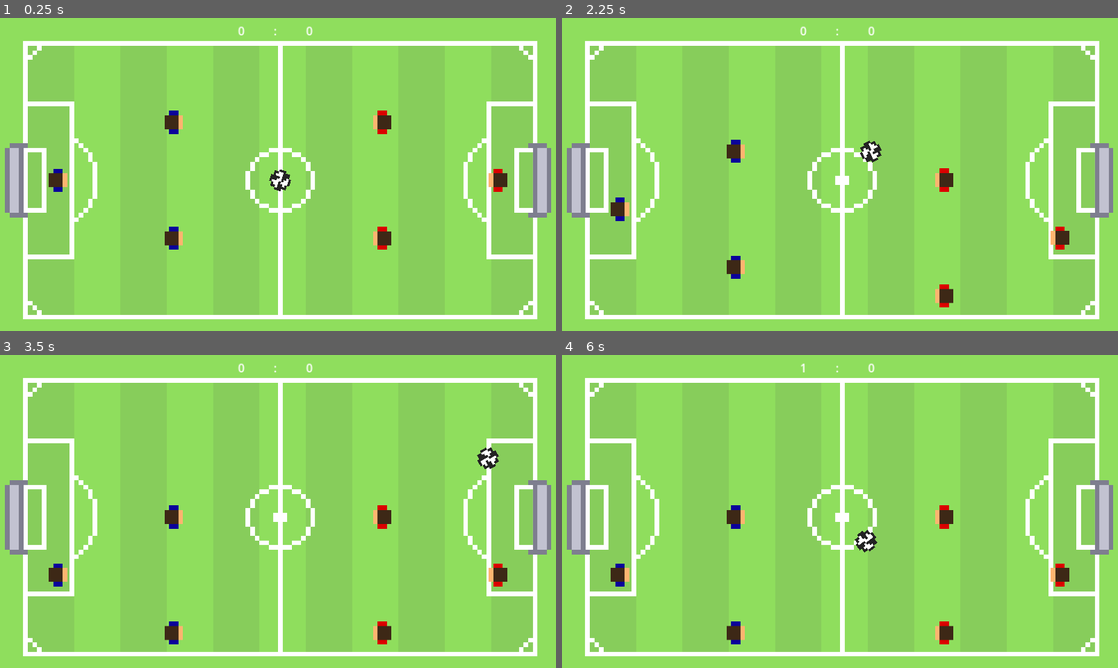
Above: before the commit, frames 1-4 (two rows, left to right).
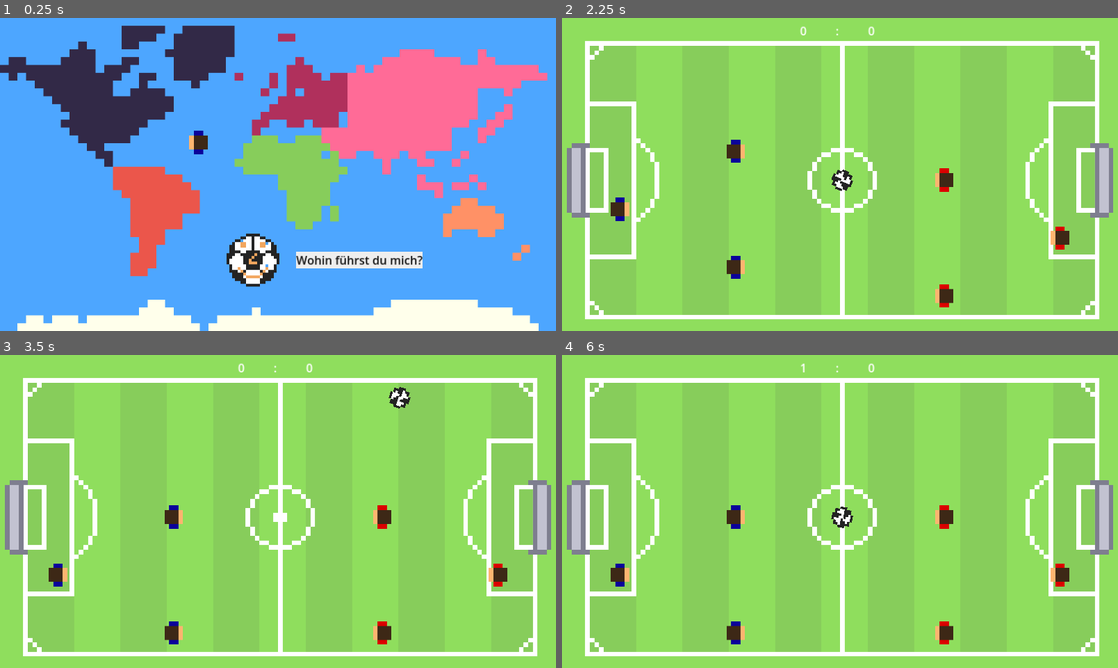
Above: after the commit, the same moments.

Repository: HephaistosForge/Boltzplatz
Game: Godot game, scene res://scenes/main_menu/main_menu.tscn
Same seed, same stepped clock (60 frames per second), same inputs: the game is played once before the commit and once after it. Before the commit the project starts from res://world.tscn. The engine's default icon, where the game draws it, is replaced by a stand-in: a white triangle on a blue panel in a dark square.
Inputs (mouse positions are in pixels of both pictures, inside the frame that each line leads up to):
- Up to frame 1 (0.25 s): no input
- Up to frame 2 (2.25 s): click (762, 143) at 0.52 s; tap Enter (kick_player_right) at 1.25 s; hold Down (down_player_right) 1.28-2.03 s; hold S (down_player_left) from 2.03 s (still down)
- Up to frame 3 (3.5 s): release S (down_player_left) at 2.78 s; hold Down (down_player_right) from 2.78 s (still down)
- Up to frame 4 (6 s): release Down (down_player_right) at 3.53 s; hold W (up_player_left) 3.53-4.28 s; hold S (down_player_left) from 4.28 s (still down)

The runs differ from the first frame. In frame 1, 96% of the frame differs, in the area x 0-100%, y 0-100%; in frame 2, 0.3%; in frame 3, 0.4%; in frame 4, 0.3%.

Commit message:
add main menu

Diff:
--- a/project.godot
+++ b/project.godot
@@ -11,7 +11,7 @@
 [application]
 
 config/name="Mv-ostergamejam 2"
-run/main_scene="res://world.tscn"
+run/main_scene="res://scenes/main_menu/main_menu.tscn"
 config/features=PackedStringArray("4.0", "Forward Plus")
 config/icon="res://icon.svg"
 
--- /dev/null
+++ b/scenes/main_menu/main_menu.gd
@@ -0,0 +1,7 @@
+extends Control
+
+@onready var default_continent = preload("res://world.tscn")
+
+
+func _on_dummy_country_button_pressed():
+	get_tree().change_scene_to_packed(default_continent)
--- /dev/null
+++ b/scenes/main_menu/main_menu.tscn
@@ -0,0 +1,57 @@
+[gd_scene load_steps=7 format=3 uid="uid://dskgiu8c5demw"]
+
+[ext_resource type="Texture2D" uid="uid://8yxahy5q65sm" path="res://assets/Map_full.png" id="1_2alpc"]
+[ext_resource type="Script" path="res://scenes/main_menu/main_menu.gd" id="1_n8q4q"]
+[ext_resource type="Texture2D" uid="uid://dhu1to13l584y" path="res://assets/Ballface.png" id="2_btrv0"]
+[ext_resource type="Texture2D" uid="uid://cridjlb8i528t" path="res://assets/Spieler_blau.png" id="3_ra8g4"]
+
+[sub_resource type="StyleBoxFlat" id="StyleBoxFlat_28iro"]
+bg_color = Color(0.933333, 0.933333, 0.933333, 1)
+
+[sub_resource type="Theme" id="Theme_5udd8"]
+Label/colors/font_color = Color(0.0666667, 0.0666667, 0.0666667, 1)
+Label/font_sizes/font_size = 40
+Label/styles/normal = SubResource("StyleBoxFlat_28iro")
+
+[node name="main_menu" type="Control"]
+layout_mode = 3
+anchors_preset = 15
+anchor_right = 1.0
+anchor_bottom = 1.0
+grow_horizontal = 2
+grow_vertical = 2
+script = ExtResource("1_n8q4q")
+
+[node name="BackgroundMap" type="TextureRect" parent="."]
+layout_mode = 0
+offset_right = 1920.0
+offset_bottom = 1080.0
+texture = ExtResource("1_2alpc")
+
+[node name="Ballface" type="TextureRect" parent="."]
+layout_mode = 0
+offset_left = 773.0
+offset_top = 745.0
+offset_right = 1093.0
+offset_bottom = 1065.0
+scale = Vector2(0.6, 0.6)
+texture = ExtResource("2_btrv0")
+
+[node name="Label" type="Label" parent="."]
+layout_mode = 0
+offset_left = 1023.0
+offset_top = 806.0
+offset_right = 1455.0
+offset_bottom = 865.0
+theme = SubResource("Theme_5udd8")
+text = "Wohin führst du mich?"
+
+[node name="DummyContinentButton" type="TextureButton" parent="."]
+layout_mode = 0
+offset_left = 654.0
+offset_top = 390.0
+offset_right = 718.0
+offset_bottom = 470.0
+texture_normal = ExtResource("3_ra8g4")
+
+[connection signal="pressed" from="DummyContinentButton" to="." method="_on_dummy_country_button_pressed"]
Binary file added: assets/Ballface.png
Not shown, added: assets/Ballface.png.import
Binary file added: assets/Map_full.png
Not shown, added: assets/Map_full.png.import
